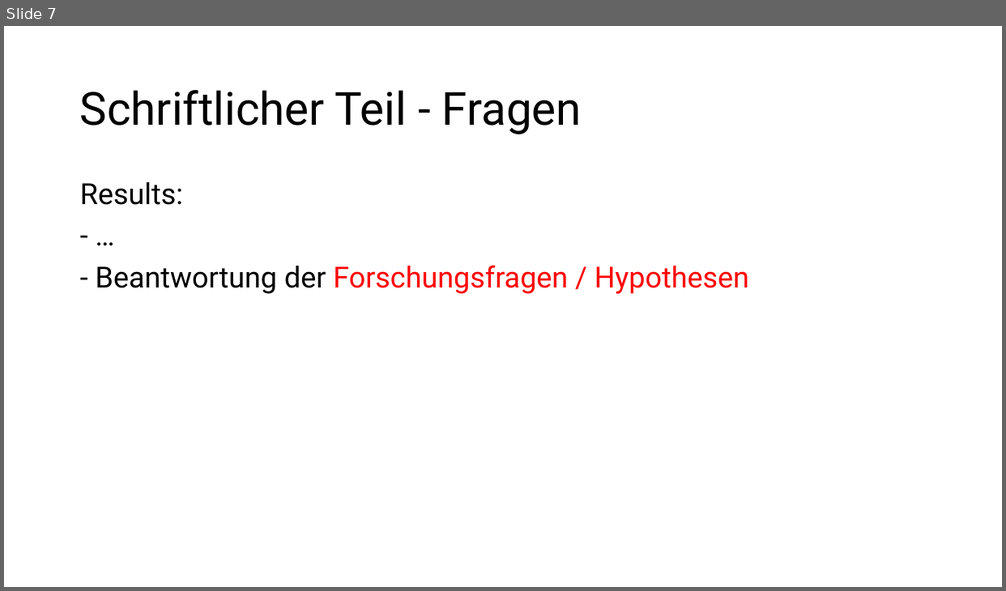
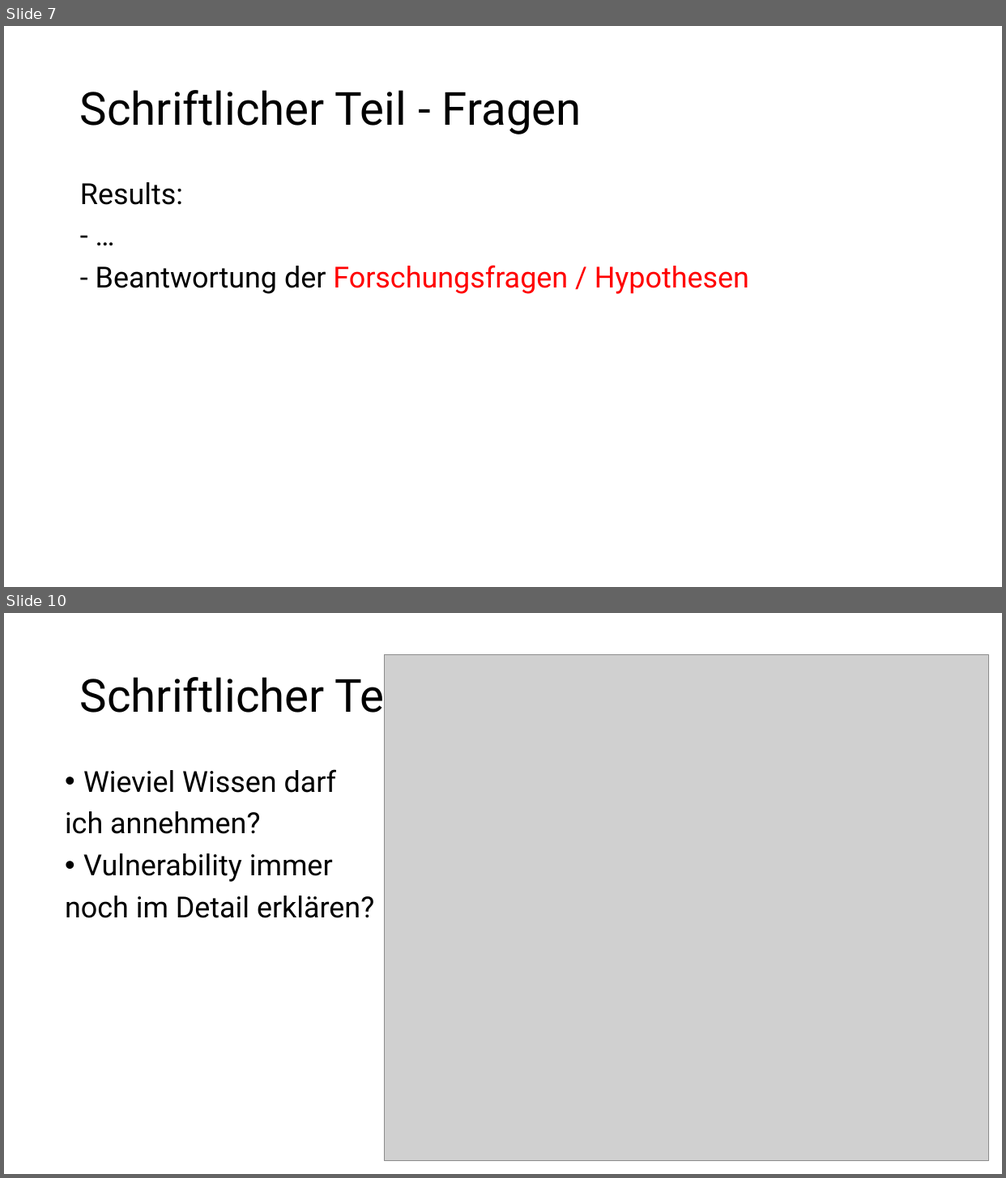
Before and after one commit to domi-cmd/Reference_Application_for_OWASP_MASTG, a slide deck: dev_documents/meetings/meeting_08/meeting_08.pptx. Shown one above the other, each under a label of ours: slide 7 before the commit, slides 7 and 10 after it; the slides between them are not shown. The pictures are 1006x591 and 1006x1178 pixels, drawn with LibreOffice and Linux fonts; fonts in the diff are those of the drawing; grey boxes stand for pictures. Boxes give left, top, right and bottom in pixels: in the first picture for what was removed or moved away, otherwise in the second. Text is boxed around its words. In the diff, an @@ line names an element or a change of style, - is before the commit and + after.

Commit message:
Added finished powerpoint and related images to designated folder for meeting 08

```diff
--- a/dev_documents/meetings/meeting_08/meeting_08.pptx
+++ b/dev_documents/meetings/meeting_08/meeting_08.pptx
@@ slide 10 added at (4,613,1002,1174), background #FFFFFF @@
@@ picture added at (385,655,988,1161) @@
@@ title added at (80,670,407,722), 44 pt, text #000000 @@
+Schriftlicher Teil - Fragen
@@ text added at (65,769,374,918), 28 pt, text #000000 @@
+• Wieviel Wissen darf
+ich annehmen?
+• Vulnerability immer
+noch im Detail erklären?
```
Also in this commit, not shown: 1 slide changed, 14 other slides added, 5 other files.
